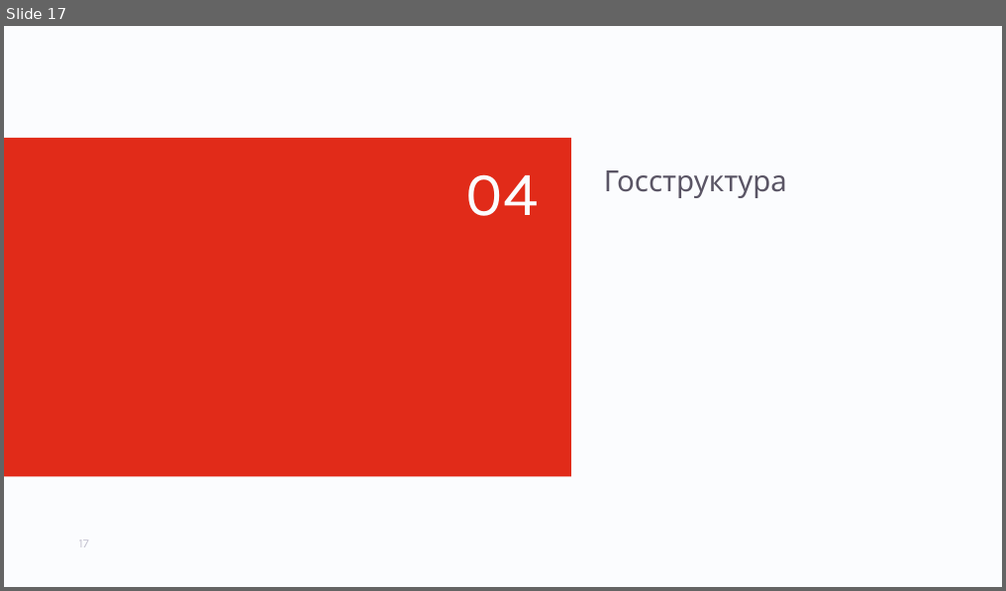
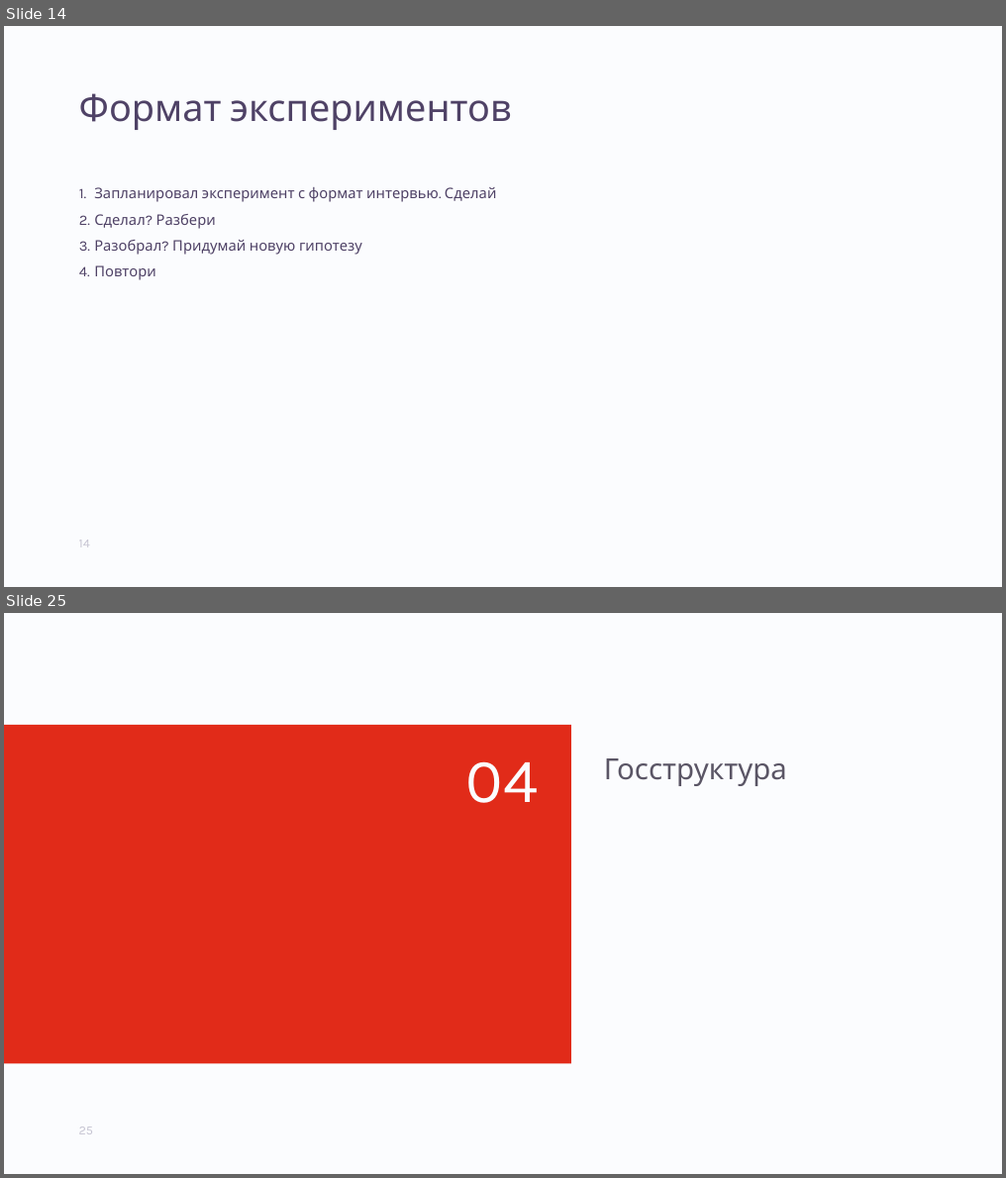
Before and after one commit to aptakhin/talks, a slide deck: 2021-Ptakhin-Hiring.pptx. Shown one above the other, each under a label of ours: slide 17 before the commit, slides 14 and 25 after it; the slides between them are not shown. The pictures are 1006x591 and 1006x1178 pixels, drawn with LibreOffice and Linux fonts; fonts in the diff are those of the drawing; background and template pictures are left out. Boxes give left, top, right and bottom in pixels: in the first picture for what was removed or moved away, otherwise in the second. Text is boxed around its words. In the diff, an @@ line names an element or a change of style, - is before the commit and + after.

```diff
--- a/2021-Ptakhin-Hiring.pptx
+++ b/2021-Ptakhin-Hiring.pptx
@@ slide 14 added at box(4, 26, 1002, 587), background #FBFCFE @@
@@ title added at box(79, 93, 511, 130), 36 pt, text #4F4266 @@
+Формат экспериментов
@@ text added at box(94, 187, 496, 280), 14 pt, text #4F4266 @@
+1. Запланировал эксперимент с формат интервью. Сделай
+2. Сделал? Разбери
+3. Разобрал? Придумай новую гипотезу
+4. Повтори
@@ page number added at box(79, 540, 90, 548), 12 pt, text #C6C4D2 @@
+14
@@ what was slide 17 is now slide 25 @@
@@ page number at box(79, 1127, 93, 1135): text changed @@
-17
+25
```
Also in this commit, not shown: 6 slides changed, 18 other slides added, 13 slides removed, 2 other files.
